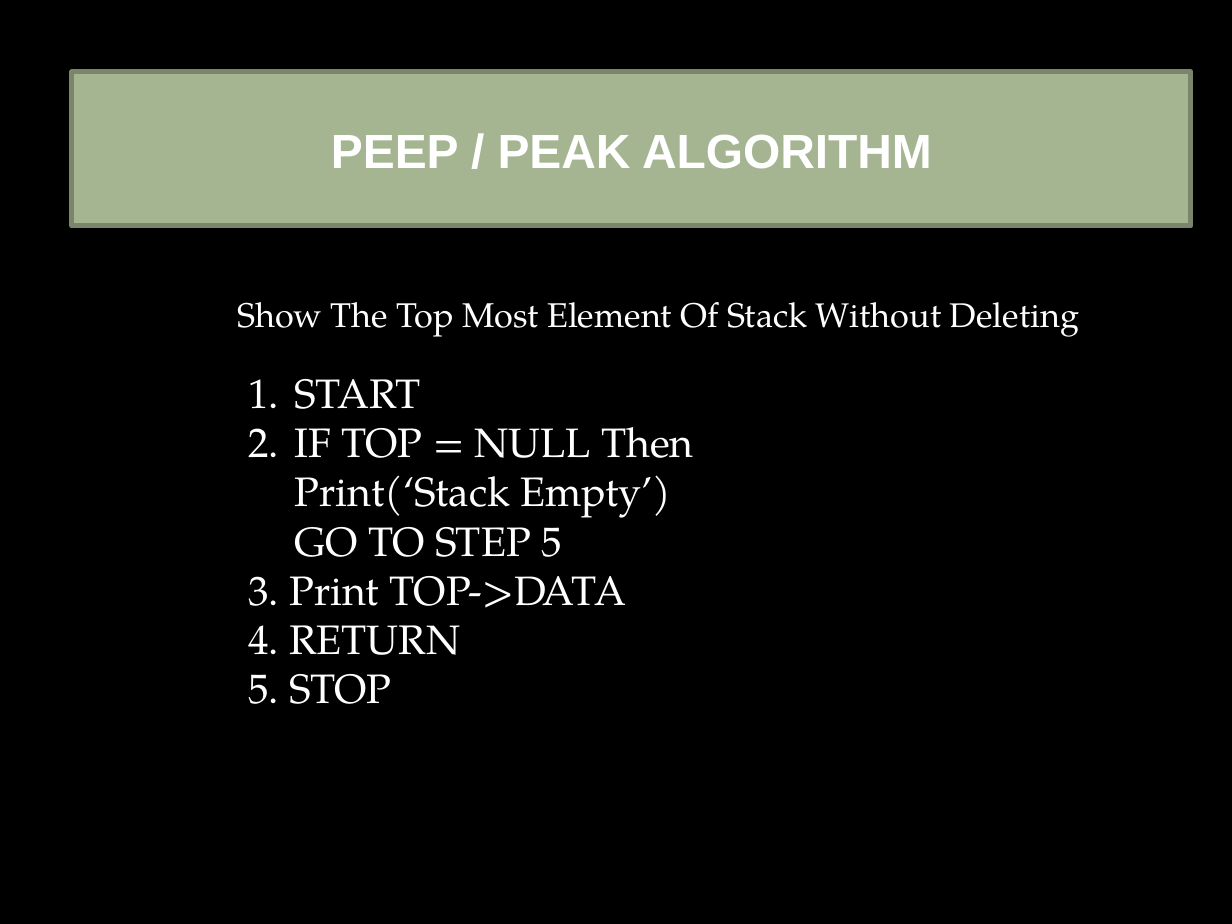
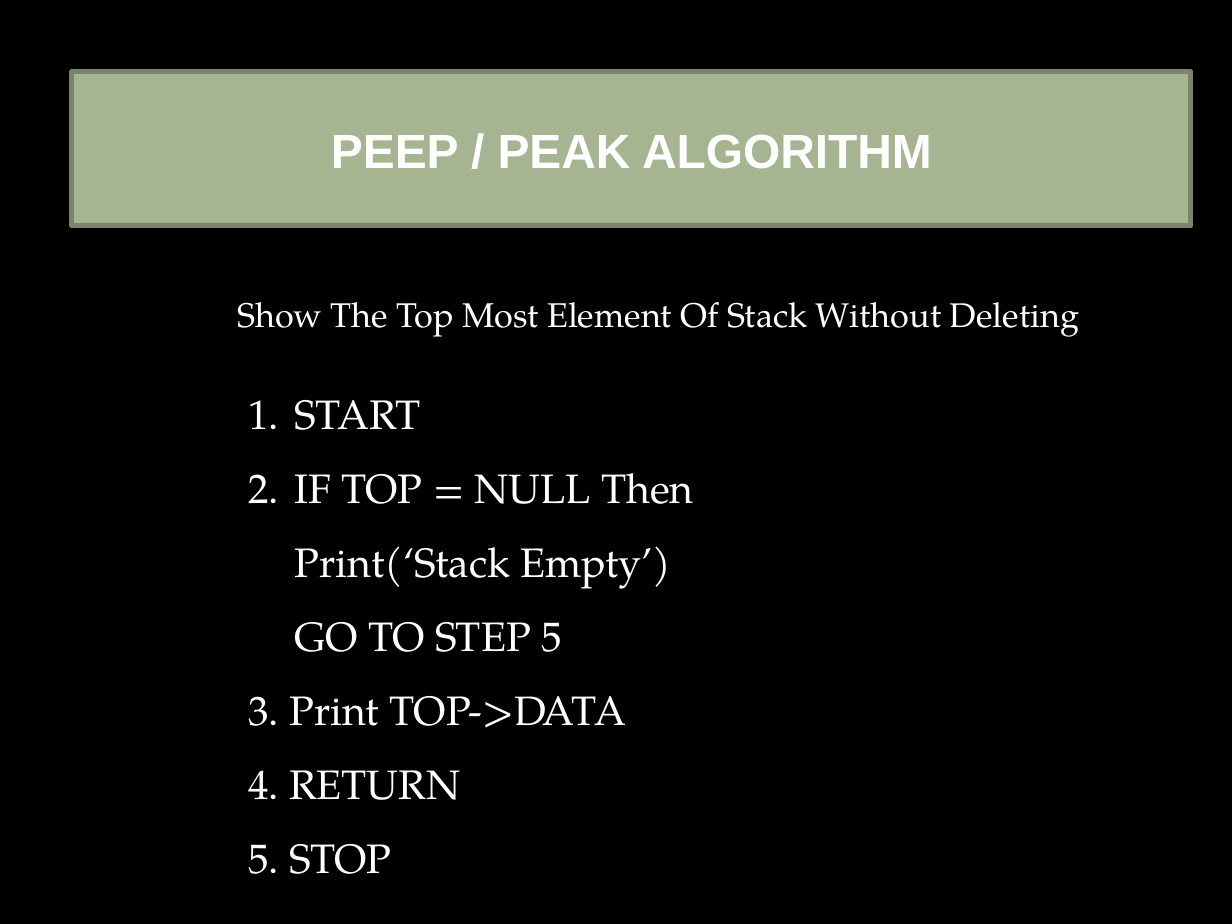
Before and after one commit to darshanpgohil/Data-Structure-Msc-It-Sem-1, a slide deck: slide 9 of Projects/Presentation_DSA.pptx. Drawn at 1232x924 pixels with LibreOffice and Linux fonts; fonts in the diff are those of the drawing; background and template pictures are left out. Boxes give left, top, right and bottom in pixels: in the first picture for what was removed or moved away, otherwise in the second. Text is boxed around its words. In the diff, an @@ line names an element or a change of style, - is before the commit and + after.

```diff
--- a/Projects/Presentation_DSA.pptx
+++ b/Projects/Presentation_DSA.pptx
@@ text "START" at (x1=248, y1=400, x2=694, y2=874): line spacing 1 to 1.5 @@
```
Also in this commit, not shown: 1 other slide changed, 5 slides added.
